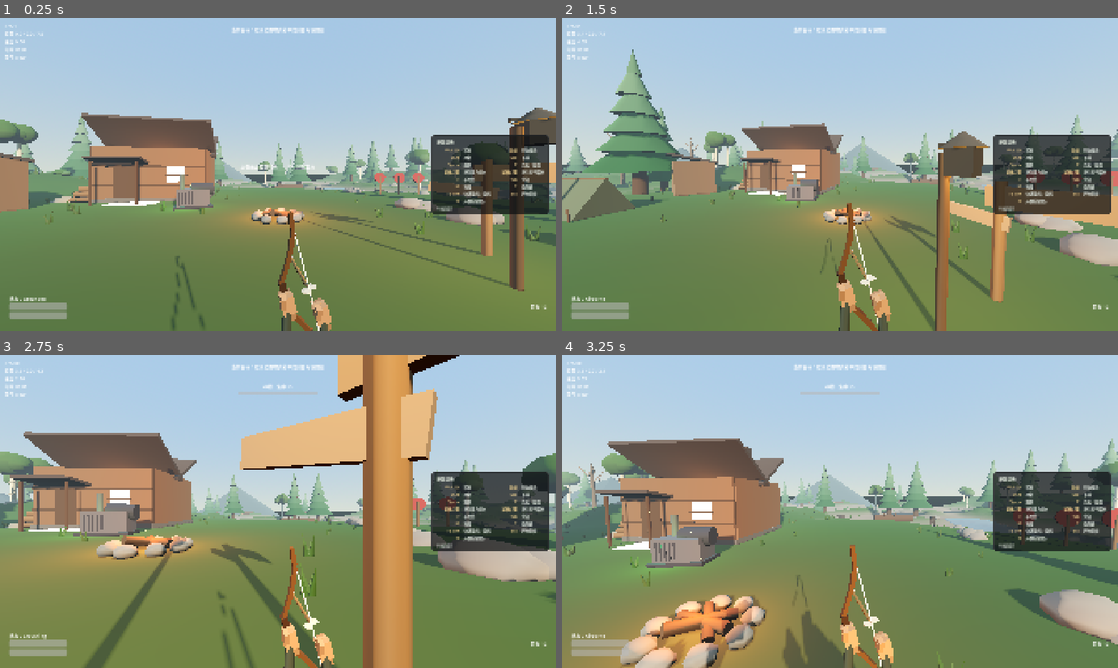
Above: before the commit, frames 1-4 (two rows, left to right).
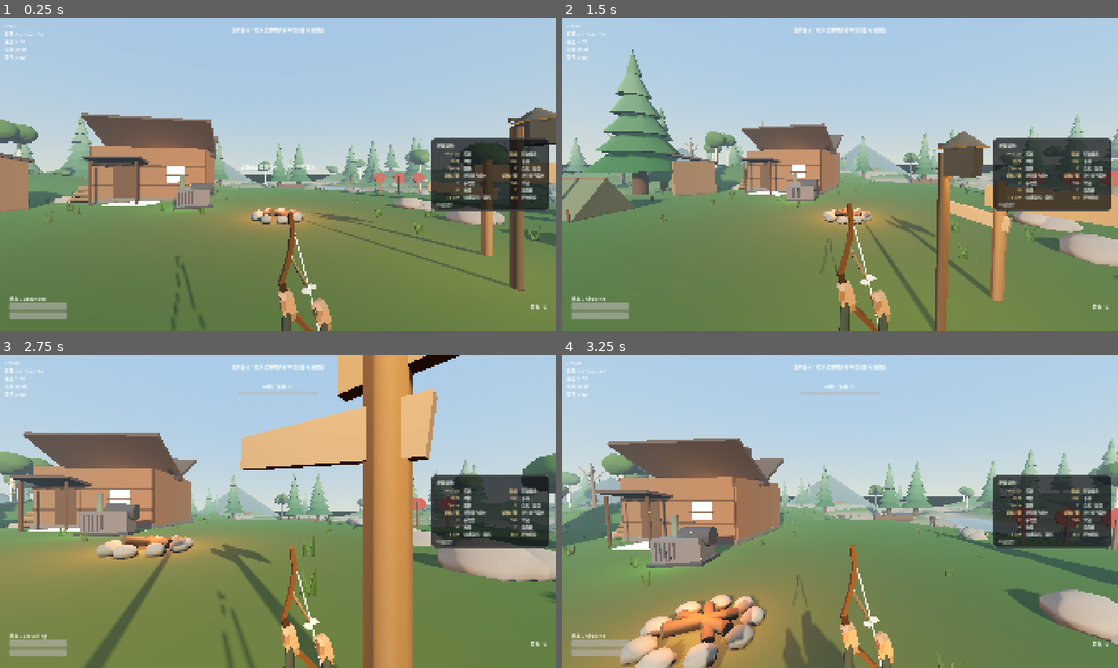
Above: after the commit, the same moments.

Repository: fengjutian/Forest-Adventure
Game: Godot game, scene res://scenes/main/main.tscn
The game is run twice, just before and just after one commit, with the same random seed, the same clock (stepped at 60 frames per second) and the same inputs.
Inputs (mouse positions are in pixels of both pictures, inside the frame that each line leads up to):
- Up to frame 1 (0.25 s): no input
- Up to frame 2 (1.5 s): tap Enter at 0.5 s; move the mouse to (962, 158) at 0.52 s; hold D (move_right) 0.53-1.28 s; hold Right mouse button (aim) 0.53-1.28 s; click (962, 158) at 0.67 s; tap Space (jump) at 0.77 s; move the mouse to (812, 174) at 1.27 s; hold W (move_forward) from 1.28 s (still down); tap C (compass) at 1.35 s
- Up to frame 3 (2.75 s): keep holding W (move_forward); tap Space (jump) at 1.52 s; move the mouse to (289, 505) at 2.02 s; hold Ctrl (crouch) from 2.03 s (still down)
- Up to frame 4 (3.25 s): keep holding W (move_forward); move the mouse to (834, 517) at 2.77 s; release Ctrl (crouch) at 2.78 s; click (834, 517) at 2.85 s; tap Space (jump) at 3.02 s

The runs differ from the first frame. In frame 1, 1.8% of the frame differs, in the area x 77-99%, y 37-63%; in frame 2, 1.7%; in frame 3, 1.8%; in frame 4, 1.8%.

Commit message:
feat: Add functionality to close controls hint for improved screenshot stability during combat

Diff:
--- a/game/scripts/ui/hud.gd
+++ b/game/scripts/ui/hud.gd
@@ -149,6 +149,12 @@
 	_controls_pinned = next
 	_controls_auto_timer = 0.0
 	_show_controls_hint(next)
+
+
+## 直接收起按键提示（截图、过场等场景用），不改变「玩家手动打开」状态。
+func close_controls_hint() -> void:
+	_controls_auto_timer = 0.0
+	_show_controls_hint(false)
 
 
 func _show_controls_hint(show: bool) -> void:
@@ -207,7 +213,6 @@
 		[_binding_text(&"compass"), "指南针"],
 		["%s / %s" % [_binding_text(&"quick_save"), _binding_text(&"quick_load")], "快速存档 / 读档"],
 		[_binding_text(&"pause"), "释放鼠标"],
-		[_binding_text(TOGGLE_HELP_ACTION), "开关按键提示"],
 	]
 
 
--- a/game/tests/capture_combat.gd
+++ b/game/tests/capture_combat.gd
@@ -23,6 +23,11 @@
 
 	for i in 4:
 		await get_tree().process_frame
+
+	# 按键提示会盖住画面右侧，战斗截图时先收起
+	var hud := main.get_node_or_null("UI") as HUD
+	if hud != null:
+		hud.close_controls_hint()
 
 	var player: Player = main.get("player")
 	var camera: Camera3D = main.get_node_or_null("Player/Head/Camera3D")
